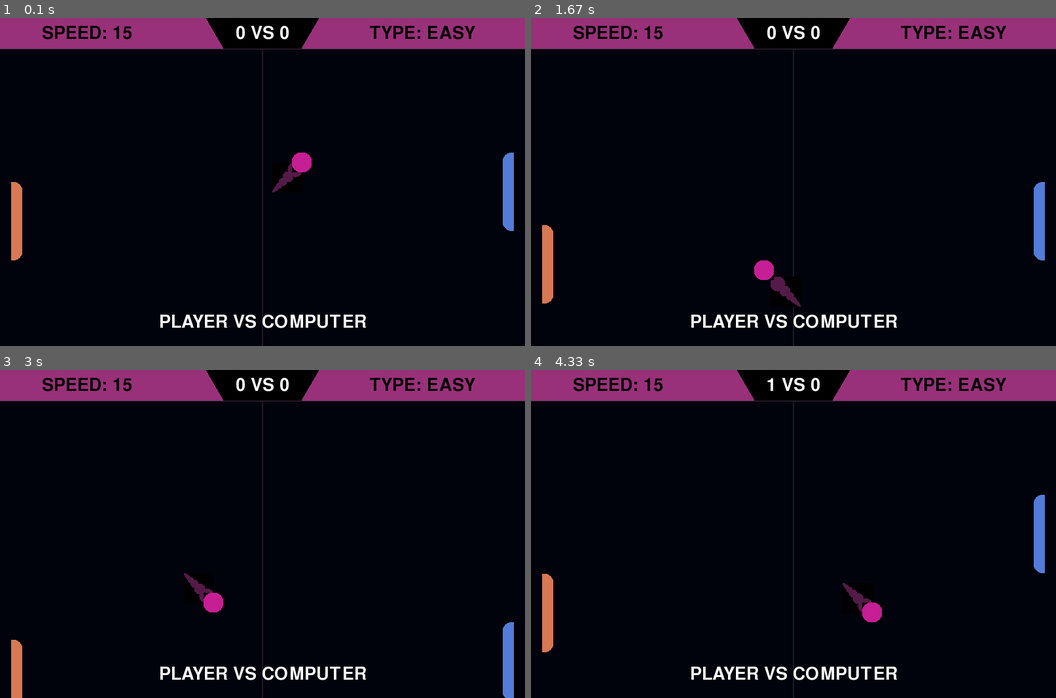
Above: before the commit, frames 1-4 (two rows, left to right).
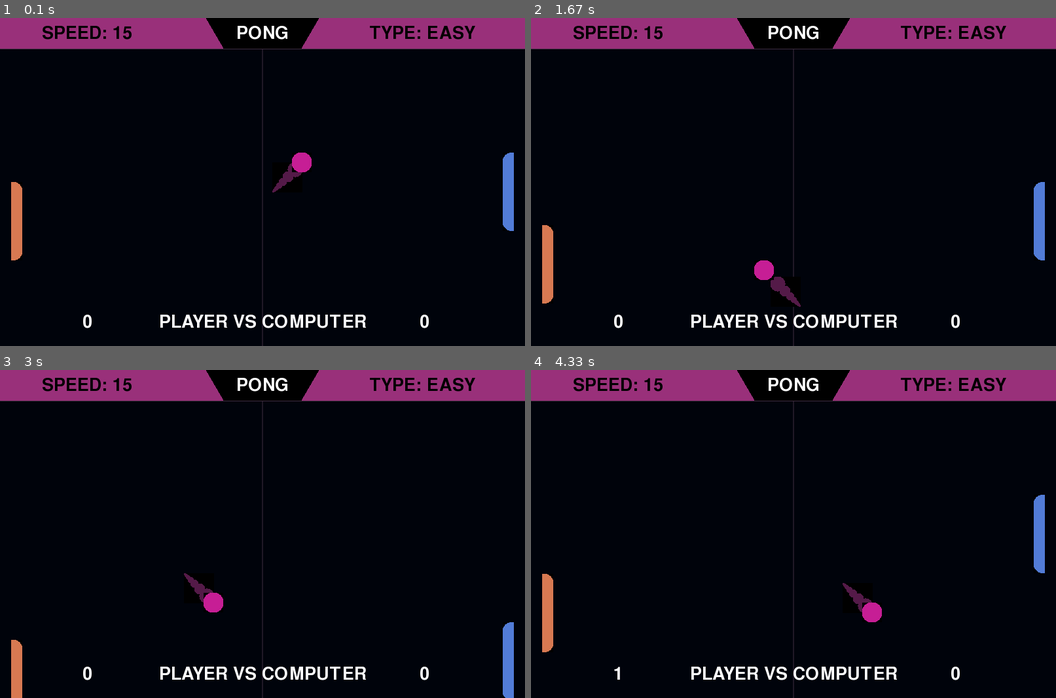
Above: after the commit, the same moments.

Repository: AlexTheGreat600/pong-pygame
Game: pygame game, started from main.py
Two runs of this game, one before a commit and one after it. Both use one fixed random seed, a clock stepped at 60 frames per second and the inputs below.
Inputs (mouse positions are in pixels of both pictures, inside the frame that each line leads up to):
- Up to frame 1 (0.1 s): no input
- Up to frame 2 (1.67 s): hold Up 0.33-0.8 s; move the mouse to (772, 195) at 0.37 s; tap R at 0.83 s; hold Down 1.17-1.47 s; move the mouse to (667, 185) at 1.2 s; tap - at 1.32 s; hold Up from 1.5 s (still down); move the mouse to (846, 254) at 1.53 s; tap Page Up at 1.65 s
- Up to frame 3 (3 s): release Up at 1.87 s; hold Down 1.9-2.27 s; move the mouse to (99, 484) at 1.93 s; tap Page Down at 2.05 s; hold Up 2.3-2.6 s; move the mouse to (341, 419) at 2.33 s; tap - at 2.45 s; hold Down 2.63-2.93 s; move the mouse to (456, 648) at 2.67 s; tap Page Up at 2.78 s; hold Up from 2.97 s (still down)
- Up to frame 4 (4.33 s): move the mouse to (856, 563) at 3 s; tap Page Down at 3.12, 4.25 s; release Up at 3.33 s; hold Down 3.37-3.73 s; move the mouse to (657, 412) at 3.4 s; tap - at 3.52 s; hold Up 3.77-4.07 s; move the mouse to (667, 468) at 3.8 s; tap Page Up at 3.92 s; hold Down from 4.1 s (still down); move the mouse to (604, 524) at 4.13 s

The runs differ from the first frame. In frame 1, 0.3% of the frame differs, in the area x 15-82%, y 2-95%; in frame 2, 0.3%; in frame 3, 0.3%; in frame 4, 0.3%.

Commit message:
change: move score text to bottom panel, add game title

Diff:
--- a/main.py
+++ b/main.py
@@ -159,19 +159,49 @@
 
 game_type_font()
 
-# --- GAME-SCORE ---
-
-def game_score_text():
-
-    global score_text
-    global score_text_rect
-
-    score_text = font.render(f'{player_score} VS {computer_score}', True, 'White')
-    score_text_rect = score_text.get_rect()
-    score_text_rect.centerx = screen_rect.centerx
-    score_text_rect.y = 10
-
-game_score_text()
+# --- GAME-SCOREA ---
+
+def game_scorea_text():
+
+    global scorea_text
+    global scorea_text_rect
+
+    scorea_text = font.render(str(player_score), True, 'White')
+    scorea_text_rect = scorea_text.get_rect()
+    scorea_text_rect.centerx = screen_rect.centerx
+    scorea_text_rect.centerx = screen_rect.centerx / 3
+    scorea_text_rect.y = screen_rect.bottom - scorea_text_rect.h - 20
+
+game_scorea_text()
+
+# --- GAME-SCOREB ---
+
+def game_scoreb_text():
+
+    global scoreb_text
+    global scoreb_text_rect
+
+    scoreb_text = font.render(str(computer_score), True, 'White')
+    scoreb_text_rect = scoreb_text.get_rect()
+    scoreb_text_rect.centerx = screen_rect.centerx
+    scoreb_text_rect.x = screen_rect.centerx * 1.6
+    scoreb_text_rect.y = screen_rect.bottom - scoreb_text_rect.h - 20
+
+game_scoreb_text()
+
+# --- GAME-TITLE ---
+
+def game_title_font():
+
+    global game_title_text
+    global game_title_text_rect
+
+    game_title_text = font.render('PONG', True, 'White')
+    game_title_text_rect = game_title_text.get_rect()
+    game_title_text_rect.y = 10
+    game_title_text_rect.centerx = screen_rect.centerx
+
+game_title_font()
 
 # --- GAME-MODE ---
 
@@ -205,7 +235,7 @@
 
 def update_score(player, type):
 
-    global player_score, computer_score, score_text
+    global player_score, computer_score, scorea_text, scoreb_text
 
     if player == 'player':
 
@@ -219,7 +249,8 @@
         elif type == 'dec': computer_score -= 1
         elif type == 'def': computer_score = 0
 
-    score_text = font.render(f'{player_score} VS {computer_score}', True, 'White')
+    scorea_text = font.render(str(player_score), True, 'White')
+    scoreb_text = font.render(str(computer_score), True, 'White')
 
 # --- PLAYER ---
 
@@ -532,10 +563,12 @@
     screen.blit(player_image, player_rect)
     screen.blit(computer_image, computer_rect)
     screen.blit(speed_text, speed_text_rect)
-    screen.blit(score_text, score_text_rect)
+    screen.blit(scorea_text, scorea_text_rect)
+    screen.blit(scoreb_text, scoreb_text_rect)
 
     # --- DRAW-C ---
 
+    screen.blit(game_title_text, game_title_text_rect)
     screen.blit(game_mode_text, game_mode_text_rect)
     screen.blit(game_type_text, game_type_text_rect)
     pygame.display.flip()
